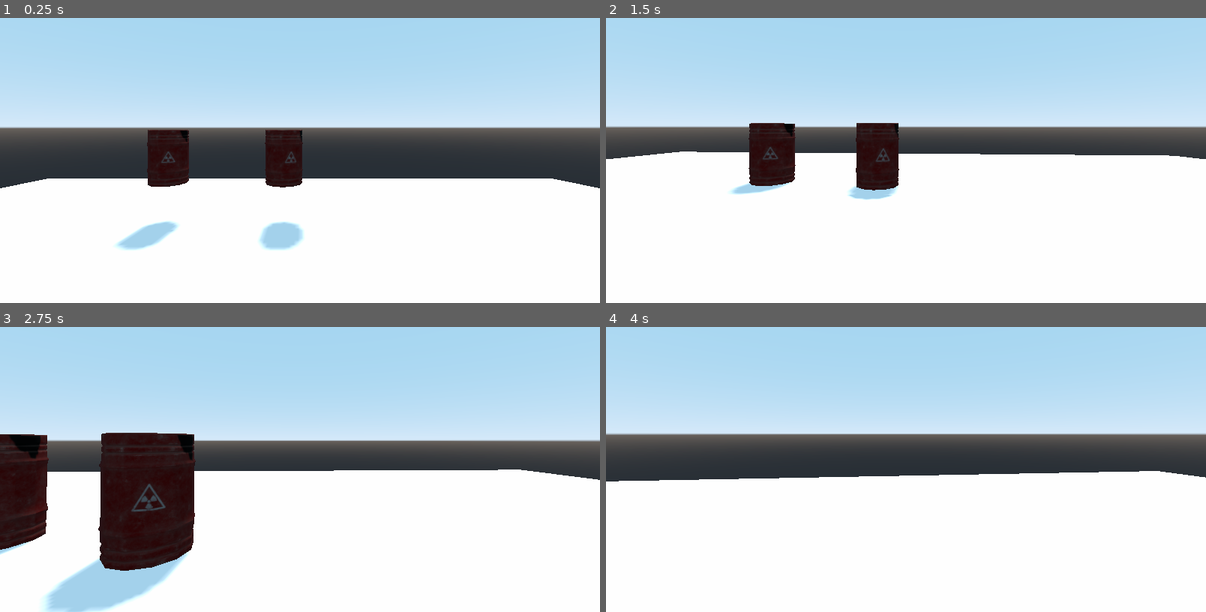
Above: before the commit, frames 1-4 (two rows, left to right).
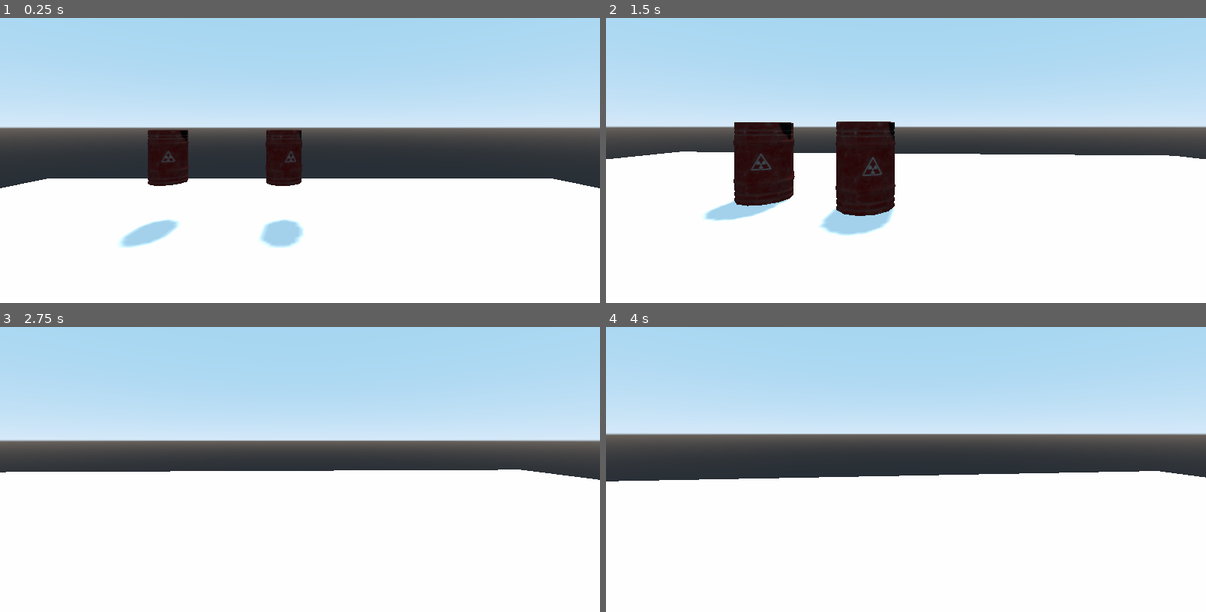
Above: after the commit, the same moments.

Repository: GitGudCode440/GameOffGameJamProject
Game: Godot game, scene res://src/Levels/LevelTemplate/LevelTemplate.tscn
The game is run twice, just before and just after one commit, with the same random seed, the same clock (stepped at 60 frames per second) and the same inputs.
Inputs (mouse positions are in pixels of both pictures, inside the frame that each line leads up to):
- Up to frame 1 (0.25 s): no input
- Up to frame 2 (1.5 s): move the mouse to (1038, 109) at 0.52 s; hold D (move_right) 0.53-1.28 s; tap E (shoot) at 0.6, 1.35 s; tap Space (jump) at 0.77 s; move the mouse to (876, 129) at 1.27 s; hold W (move_forward) from 1.28 s (still down)
- Up to frame 3 (2.75 s): keep holding W (move_forward); tap Space (jump) at 1.52 s; move the mouse to (312, 429) at 2.02 s; tap E (shoot) at 2.1 s
- Up to frame 4 (4 s): keep holding W (move_forward); move the mouse to (900, 441) at 2.77 s; tap E (shoot) at 2.85, 3.6 s; tap Space (jump) at 3.02, 3.77 s; move the mouse to (948, 441) at 3.52 s

The runs differ from the first frame. In frame 1, 0.5% of the frame differs, in the area x 19-51%, y 39-82%; in frame 2, 4.7%; in frame 3, 13%, in the area x 0-33%, y 37-100%; in frame 4, nothing differs.

Commit message:
Added smoothing of Barrel movement(a bit buggy) and added a crude score text to Player

Diff:
--- a/src/Characters/Character.gd
+++ b/src/Characters/Character.gd
@@ -41,7 +41,6 @@
 
 func hurt():
 	res.health -= 1
-	print(res.health)
 
 	if res.health == 0:
 		queue_free()
--- a/src/Characters/Player/Player.gd
+++ b/src/Characters/Player/Player.gd
@@ -1,4 +1,7 @@
 extends Character
+
+var score := 0
+onready var scoreText := $Camera/CanvasLayer/Control/ScoreText
 
 var inputDirection : Vector3
 
@@ -71,3 +74,5 @@
 	for i in barrel:
 		if collidedObject == i:
 			i.hurt()
+			score += 10
+			scoreText.text = "SCORE: " + str(score)
--- a/src/Characters/Player/Player.tscn
+++ b/src/Characters/Player/Player.tscn
@@ -1,8 +1,9 @@
-[gd_scene load_steps=5 format=2]
+[gd_scene load_steps=7 format=2]
 
 [ext_resource path="res://src/Characters/Character.tscn" type="PackedScene" id=1]
 [ext_resource path="res://src/Characters/Player/Player.gd" type="Script" id=2]
 [ext_resource path="res://src/Resources/character_stats.gd" type="Script" id=3]
+[ext_resource path="res://src/fonts/Roboto-Light.ttf" type="DynamicFontData" id=4]
 
 [sub_resource type="Resource" id=1]
 script = ExtResource( 3 )
@@ -10,6 +11,12 @@
 health = 0
 accelerationRate = 0.01
 deccelerationRate = 0.01
+
+[sub_resource type="DynamicFont" id=2]
+size = 24
+use_filter = true
+extra_spacing_char = 2
+font_data = ExtResource( 4 )
 
 [node name="Player" instance=ExtResource( 1 )]
 script = ExtResource( 2 )
@@ -23,3 +30,18 @@
 transform = Transform( -1, 0, 8.74228e-08, 0, 1, 0, -8.74228e-08, 0, -1, 0, 0, 0 )
 enabled = true
 cast_to = Vector3( 0, 0, 100 )
+
+[node name="CanvasLayer" type="CanvasLayer" parent="Camera" index="1"]
+
+[node name="Control" type="Control" parent="Camera/CanvasLayer" index="0"]
+anchor_right = 1.0
+anchor_bottom = 1.0
+
+[node name="ScoreText" type="Label" parent="Camera/CanvasLayer/Control" index="0"]
+margin_left = 16.0
+margin_top = 16.0
+margin_right = 115.0
+margin_bottom = 14.0
+custom_fonts/font = SubResource( 2 )
+text = "SCORE: 0"
+uppercase = true
--- a/src/Characters/Red Barell/RedBarrel.gd
+++ b/src/Characters/Red Barell/RedBarrel.gd
@@ -2,7 +2,6 @@
 
 func _process(delta):
 	set_direction()
-	calculate_velocity()
 
 
 func set_direction() -> void:
@@ -19,12 +18,28 @@
 	var playerPosition : Vector3 = get_tree().get_root().find_node('Player', true, false).global_translation
 	var directionToPlayer := (playerPosition - global_translation).normalized()
 
+
 	return directionToPlayer
 
 func calculate_velocity() -> void:
-	res.velocity = Vector3(res.direction.x * res.speed, res.velocity.y + (res.direction.y * gravity), res.direction.z * res.speed)
+	var delta := get_physics_process_delta_time()
+
+	res.velocity = Vector3(
+		lerp(
+			res.velocity.x,
+			clamp(res.direction.x * res.speed, -res.speed, res.speed),
+			res.accelerationRate
+		),
+		res.velocity.y + res.direction.y * gravity,
+		lerp(
+			res.velocity.z,
+			clamp(res.direction.z * res.speed, -res.speed, res.speed),
+			res.accelerationRate
+		)
+	)
+
 
 func _physics_process(delta):
-
+	calculate_velocity()
 	res.velocity = move_and_slide(res.velocity, Vector3.UP)
 	self.apply_gravity()
--- a/src/Characters/Red Barell/RedBarrel.tscn
+++ b/src/Characters/Red Barell/RedBarrel.tscn
@@ -10,7 +10,7 @@
 script = ExtResource( 5 )
 speed = 2.0
 health = 3
-accelerationRate = 0.0
+accelerationRate = 0.25
 deccelerationRate = 0.0
 
 [node name="Red Barrel" instance=ExtResource( 1 )]
--- a/src/Levels/LevelTemplate/LevelTemplate.tscn
+++ b/src/Levels/LevelTemplate/LevelTemplate.tscn
@@ -6,16 +6,16 @@
 
 [sub_resource type="Resource" id=3]
 script = ExtResource( 3 )
-speed = 2.0
+speed = 12.0
 health = 3
-accelerationRate = 0.0
+accelerationRate = 0.01
 deccelerationRate = 0.0
 
 [sub_resource type="Resource" id=4]
 script = ExtResource( 3 )
-speed = 2.0
+speed = 12.0
 health = 4
-accelerationRate = 0.0
+accelerationRate = 0.01
 deccelerationRate = 0.0
 
 [sub_resource type="CubeMesh" id=1]
Binary file added: src/fonts/Roboto-Light.ttf
